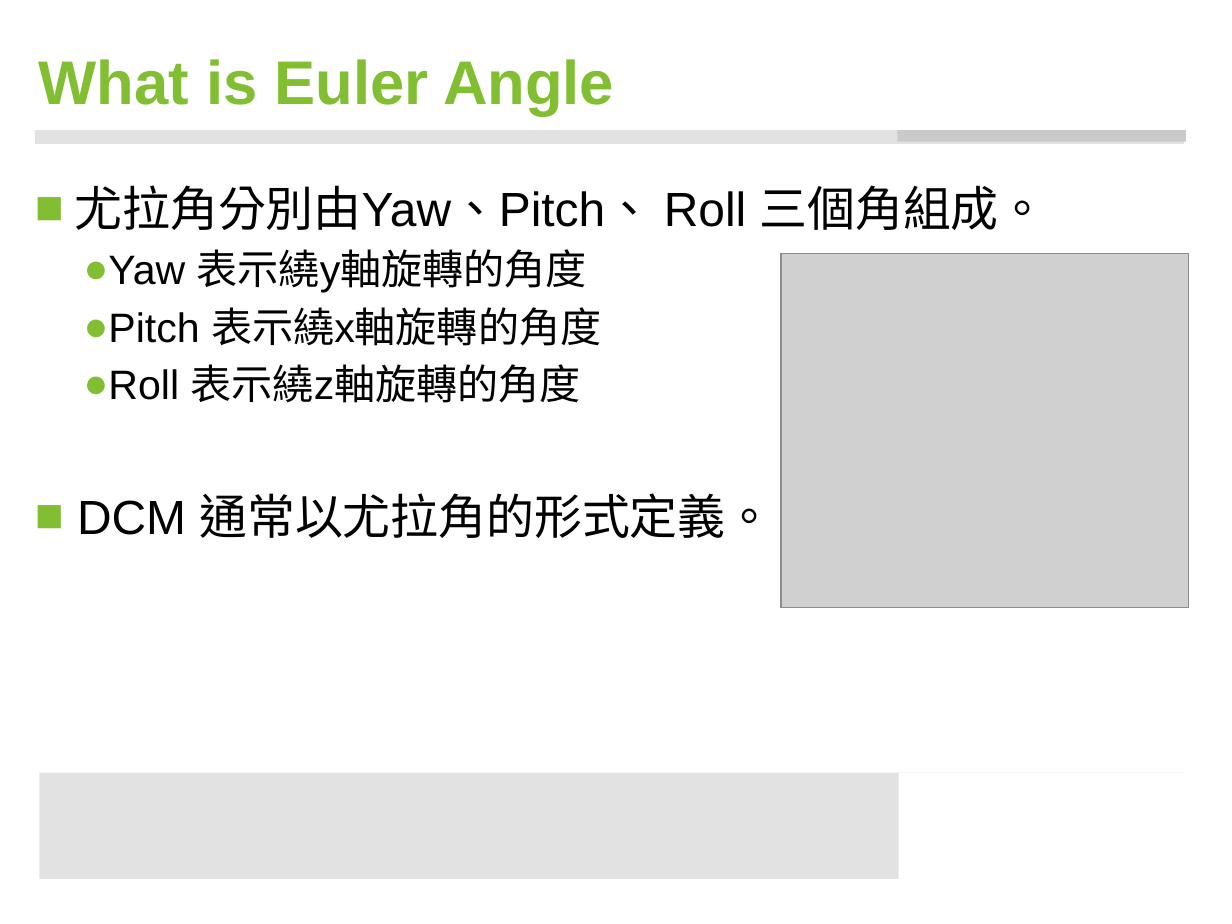
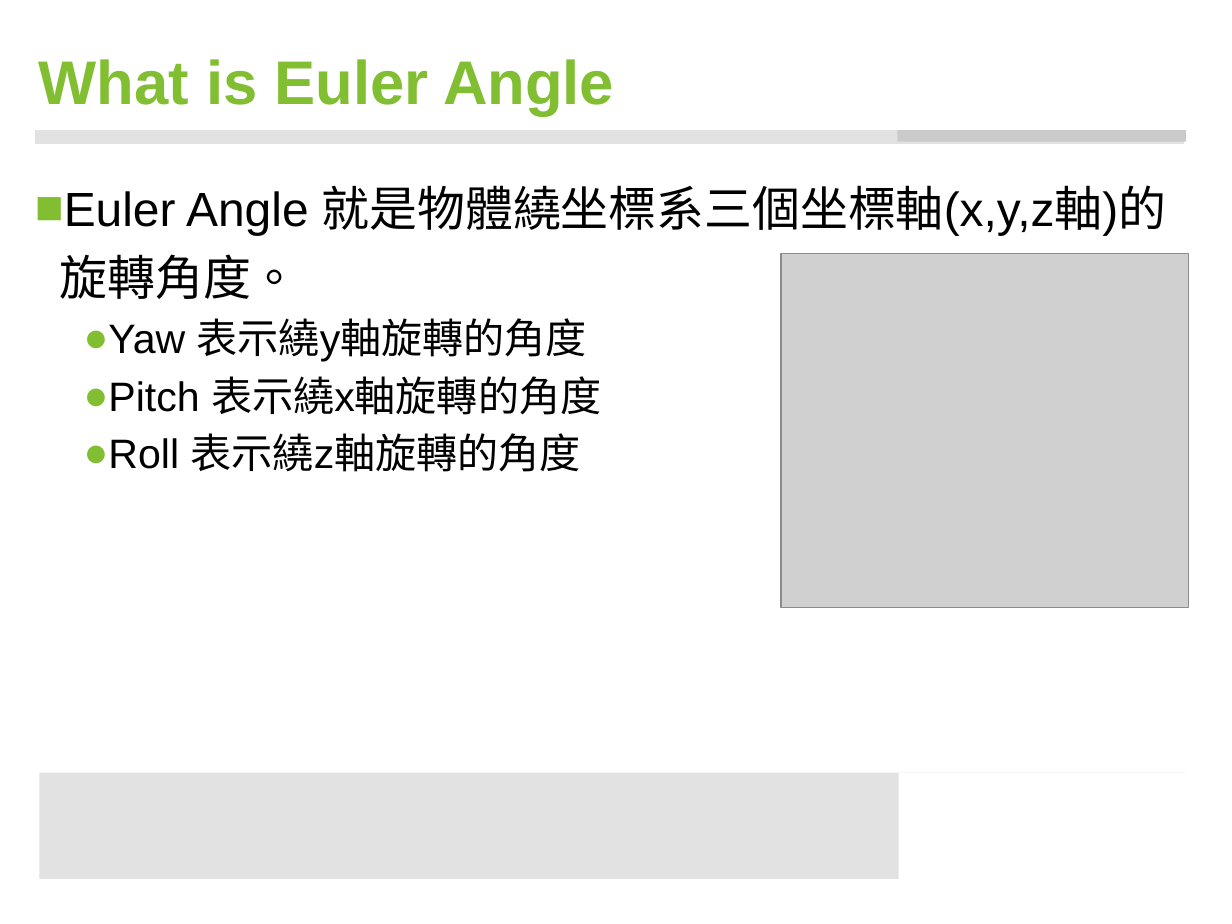
Before and after one commit to ccccjason/VR, a slide deck: slide 10 of data/my_dcm/DCM.pptx. Drawn at 1232x924 pixels with LibreOffice and Linux fonts; fonts in the diff are those of the drawing; grey boxes stand for pictures; background and template pictures are left out. Boxes give left, top, right and bottom in pixels: in the first picture for what was removed or moved away, otherwise in the second. Text is boxed around its words. In the diff, an @@ line names an element or a change of style, - is before the commit and + after.

Commit message:
update

```diff
--- a/data/my_dcm/DCM.pptx
+++ b/data/my_dcm/DCM.pptx
@@ text at [35, 185, 1166, 299]: text changed @@
-■ 尤拉角分別由Yaw、Pitch、 Roll 三個角組成。
+■ Euler Angle 就是物體繞坐標系三個坐標軸(x,y,z軸)的旋轉角度。
@@ text at [77, 493, 773, 538]: paragraph removed @@
-■ DCM 通常以尤拉角的形式定義。
```
Also in this commit, not shown: 3 other slides changed, 7 slides added.
